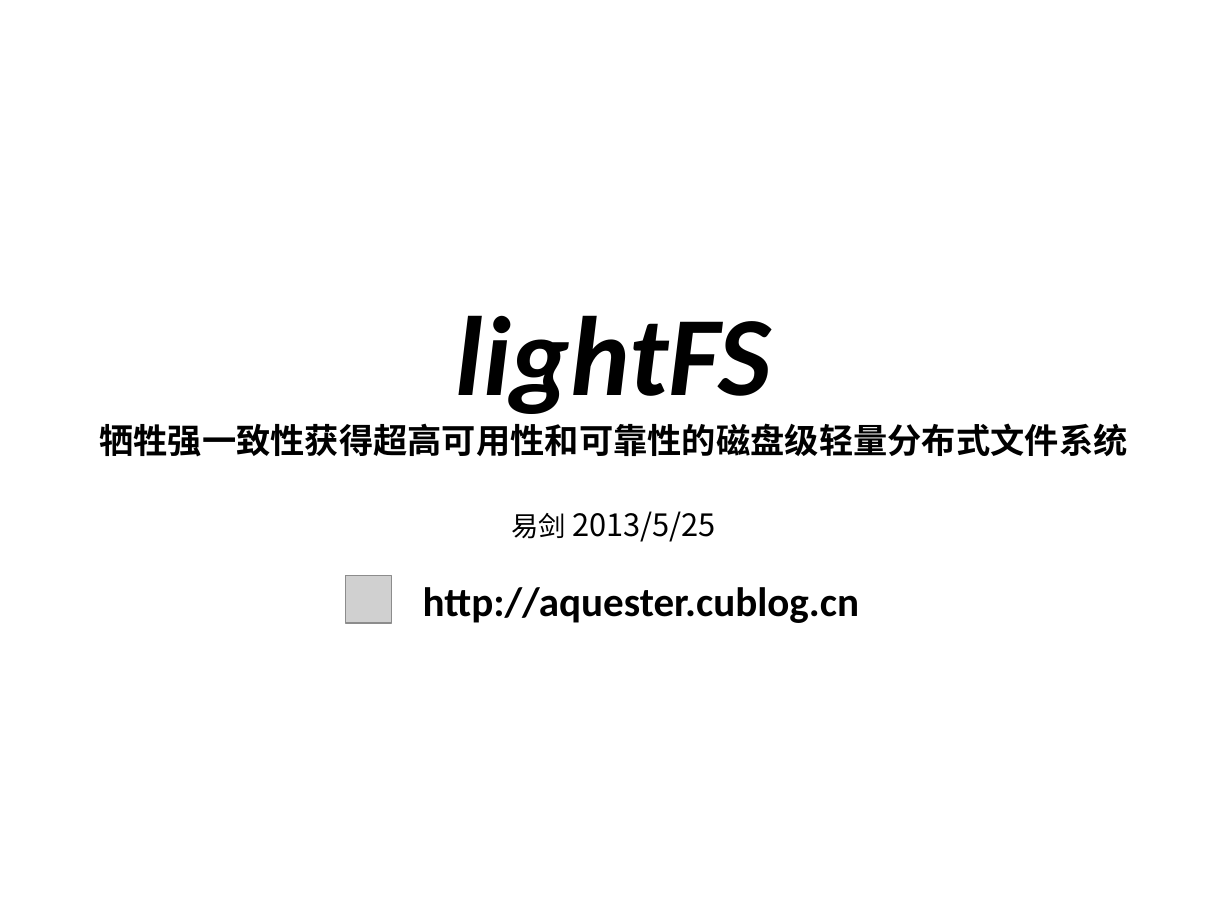
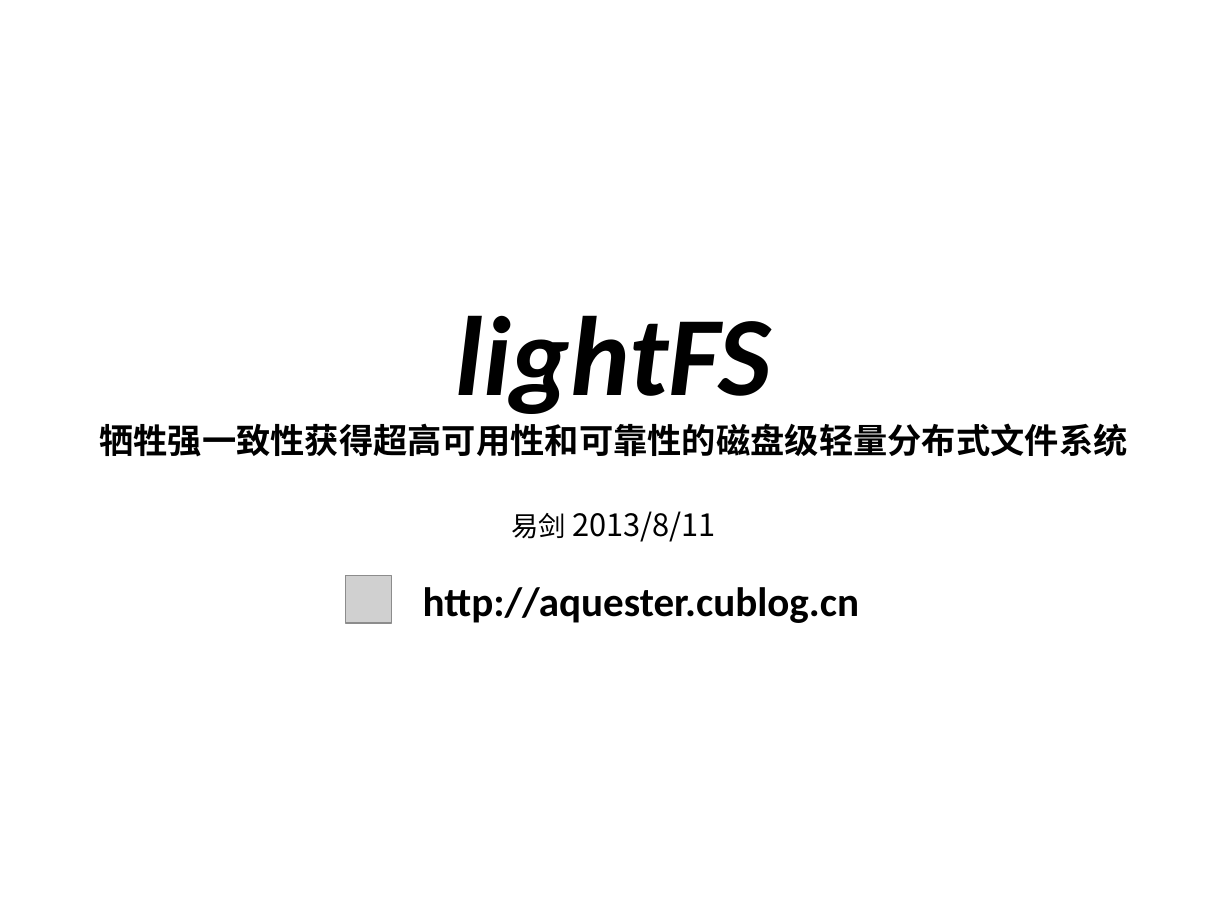
Before and after one commit to machicao2013/mooon, a slide deck: slide 1 of applications/lightfs/doc/lightFS-牺牲强一致性获得超高可用性和可靠性的磁盘级轻量分布式文件系统.ppt. Drawn at 1232x924 pixels with LibreOffice and Linux fonts; fonts in the diff are those of the drawing; grey boxes stand for pictures. Boxes give left, top, right and bottom in pixels: in the first picture for what was removed or moved away, otherwise in the second. Text is boxed around its words. In the diff, an @@ line names an element or a change of style, - is before the commit and + after.

```diff
--- a/applications/lightfs/doc/lightFS-牺牲强一致性获得超高可用性和可靠性的磁盘级轻量分布式文件系统.ppt
+++ b/applications/lightfs/doc/lightFS-牺牲强一致性获得超高可用性和可靠性的磁盘级轻量分布式文件系统.ppt
@@ text at [511,511,716,542]: text changed @@
-易剑 2013/5/25
+易剑 2013/8/11
```
Also in this commit, not shown: 10 other slides changed, 10 slides added, 15 slides removed.
